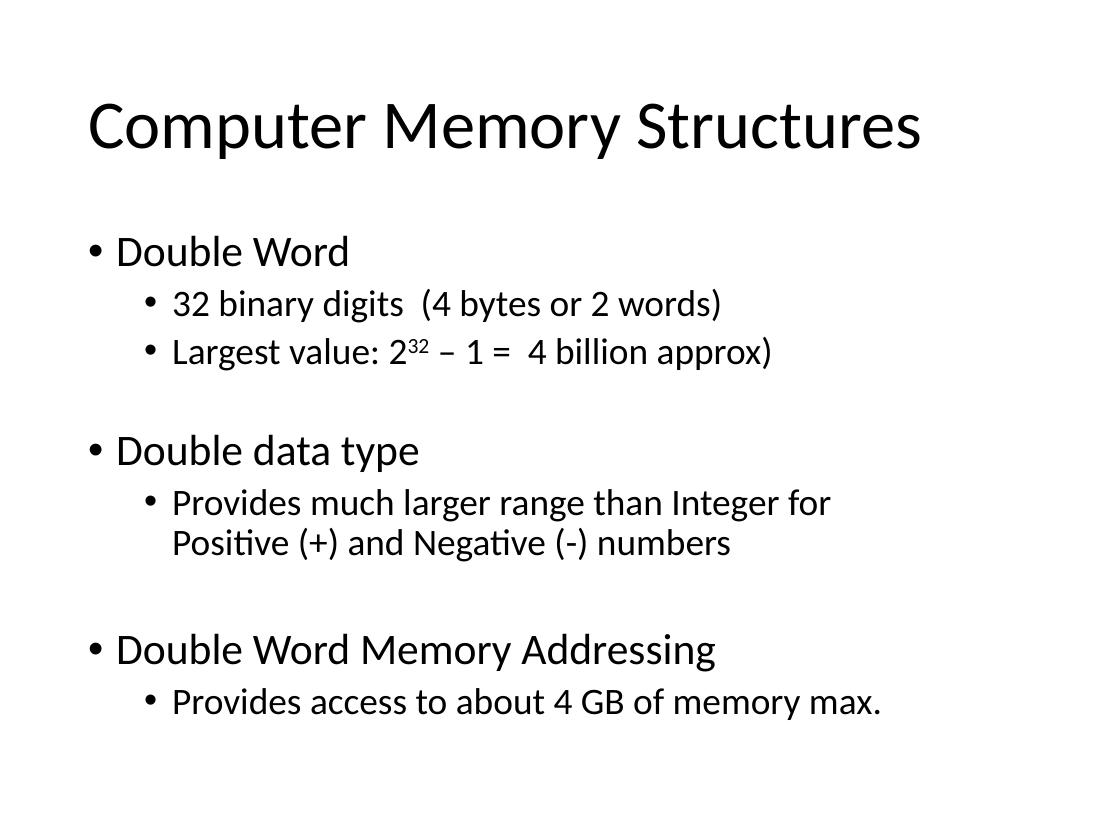
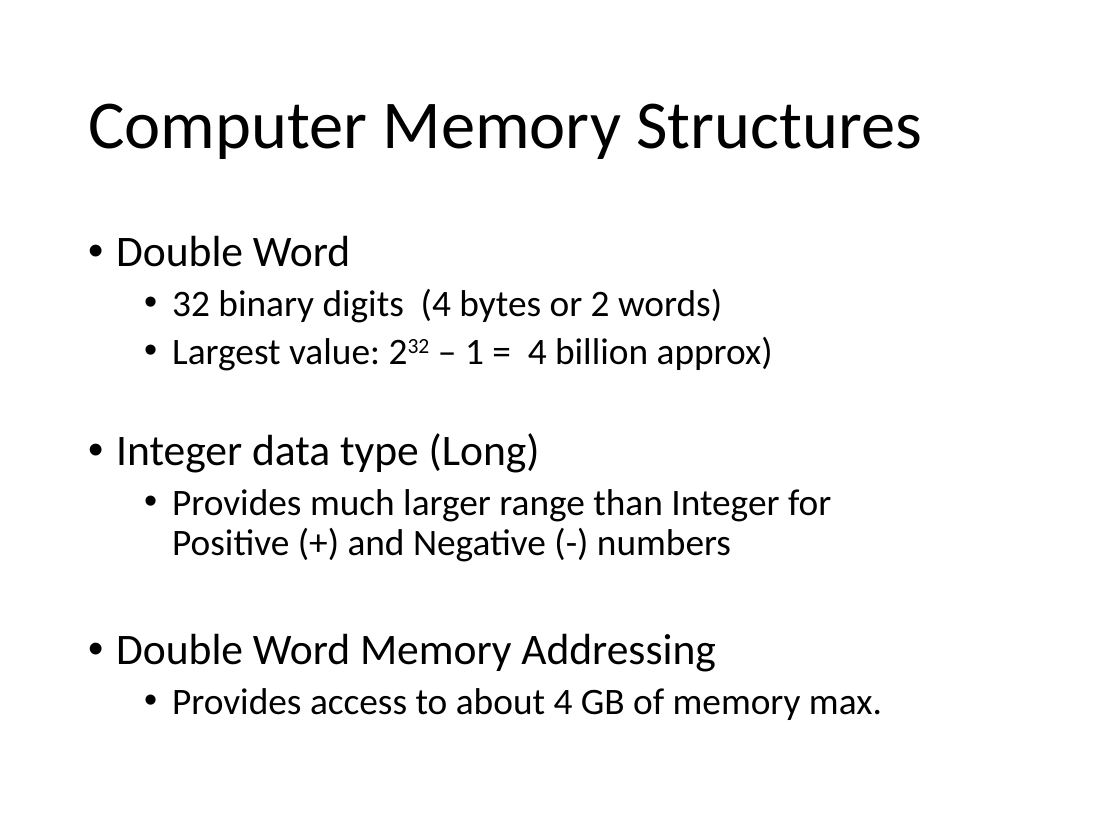
Before and after one commit to optimalcore/ICS2O0, a slide deck: slide 16 of Topic A Computer Concepts/BinaryNumbers.pptx (slide 13 before the commit). Drawn at 1120x840 pixels with LibreOffice and Linux fonts; fonts in the diff are those of the drawing. Boxes give left, top, right and bottom in pixels: in the first picture for what was removed or moved away, otherwise in the second. Text is boxed around its words. In the diff, an @@ line names an element or a change of style, - is before the commit and + after.

```diff
--- a/Topic A Computer Concepts/BinaryNumbers.pptx
+++ b/Topic A Computer Concepts/BinaryNumbers.pptx
@@ text at box(116, 433, 540, 473): text changed @@
-• Double data type
+• Integer data type (Long)
```
Also in this commit, not shown: 3 other slides changed, 5 slides added, 2 slides removed.
